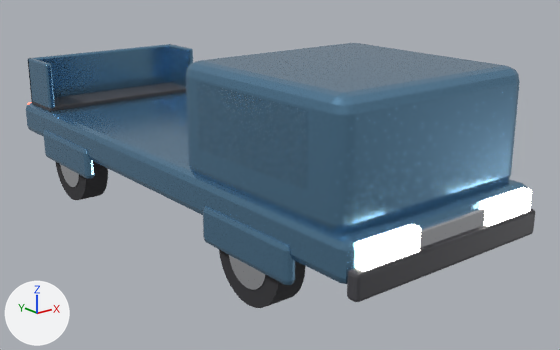
What one commit did to the glTF model assets/pbr/truck_pickup.glb.
One viewpoint serves both versions: a camera (50 mm lens) standing at (-4.32, -6.21, 2.85) and looking at (0.31, -0.42, 0.54). Every picture has the same lights, and +X, +Y and +Z are marked at lower left. The picture after the commit comes second.

Names of what the first picture shows: 'truck_pickup_arch_fl', 'truck_pickup_arch_rl', 'truck_pickup_bed_floor', 'truck_pickup_bed_tailgate', 'truck_pickup_bed_wall_l', 'truck_pickup_bed_wall_r', 'truck_pickup_bumper_front', 'truck_pickup_cab', 'truck_pickup_chassis', 'truck_pickup_glass_side_l', 'truck_pickup_grille', 'truck_pickup_headlight_l', 'truck_pickup_headlight_r', 'tyre_fl' and 4 more.
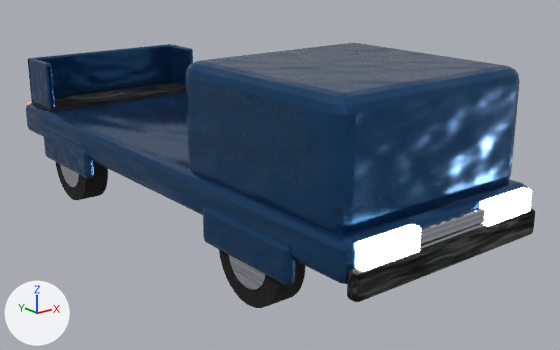
Changed parts and their boxes (x1, y1, x2, y2) in the pictures (560 x 350 px):
```json
{"object": "truck_pickup_cab", "change": "surface changed", "before": [186, 43, 519, 233], "after": [186, 43, 519, 233], "on screen": "darker"}
{"object": "truck_pickup_chassis", "change": "surface changed", "before": [26, 92, 527, 284], "after": [26, 92, 527, 284], "on screen": "darker"}
{"object": "truck_pickup_bumper_front", "change": "surface changed", "before": [347, 208, 535, 302], "after": [347, 208, 535, 302], "on screen": "darker"}
{"object": "truck_pickup_bed_tailgate", "change": "surface changed", "before": [28, 44, 170, 101], "after": [28, 44, 170, 101], "on screen": "darker"}
{"object": "truck_pickup_arch_fl", "change": "surface changed", "before": [203, 206, 295, 285], "after": [203, 206, 295, 285], "on screen": "darker"}
{"object": "truck_pickup_bed_floor", "change": "surface changed", "before": [32, 82, 186, 111], "after": [32, 82, 186, 111], "on screen": "darker"}
{"object": "truck_pickup_arch_rl", "change": "surface changed", "before": [43, 130, 94, 179], "after": [43, 130, 94, 179], "on screen": "darker"}
{"object": "truck_pickup_bed_wall_l", "change": "surface changed", "before": [28, 58, 55, 108], "after": [28, 58, 55, 108], "on screen": "darker"}
{"object": "truck_pickup_bed_wall_r", "change": "surface changed", "before": [169, 44, 193, 86], "after": [169, 44, 193, 86], "on screen": "darker"}
{"object": "truck_pickup_glass_side_l", "change": "unchanged, covered by the edit", "before": [196, 82, 308, 190]}
```

The change, as JSON lines over the scene's bpy script:
```json
{"op": "add", "block": "img_vcw_tex_generic_truck_pickup_trim_orm", "code": ["img_vcw_tex_generic_truck_pickup_trim_orm = load_image('vcw_tex_generic_truck_pickup_trim_orm', '_unpacked/vcw_tex_generic_truck_pickup_trim_orm', 128, 128, 'Non-Color')"]}
{"op": "add", "block": "img_vcw_tex_generic_truck_pickup_trim_albedo", "code": ["img_vcw_tex_generic_truck_pickup_trim_albedo = load_image('vcw_tex_generic_truck_pickup_trim_albedo', '_unpacked/vcw_tex_generic_truck_pickup_trim_albedo', 128, 128, 'sRGB')"]}
{"op": "add", "block": "img_vcw_tex_generic_truck_pickup_trim_normal", "code": ["img_vcw_tex_generic_truck_pickup_trim_normal = load_image('vcw_tex_generic_truck_pickup_trim_normal', '_unpacked/vcw_tex_generic_truck_pickup_trim_normal', 128, 128, 'Non-Color')"]}
{"op": "add", "block": "img_vcw_tex_paint_truck_pickup_paint_orm", "code": ["img_vcw_tex_paint_truck_pickup_paint_orm = load_image('vcw_tex_paint_truck_pickup_paint_orm', '_unpacked/vcw_tex_paint_truck_pickup_paint_orm', 128, 128, 'Non-Color')"]}
{"op": "add", "block": "img_vcw_tex_paint_truck_pickup_paint_normal", "code": ["img_vcw_tex_paint_truck_pickup_paint_normal = load_image('vcw_tex_paint_truck_pickup_paint_normal', '_unpacked/vcw_tex_paint_truck_pickup_paint_normal', 128, 128, 'Non-Color')"]}
{"op": "add", "block": "img_vcw_tex_paint_truck_pickup_paint_albedo", "code": ["img_vcw_tex_paint_truck_pickup_paint_albedo = load_image('vcw_tex_paint_truck_pickup_paint_albedo', '_unpacked/vcw_tex_paint_truck_pickup_paint_albedo', 128, 128, 'sRGB')"]}
{"block": "mat_truck_pickup_paint", "change": "nodes: BsdfPrincipled, OutputMaterial"}
{"block": "mat_truck_pickup_paint", "change": "colours: blue #6f9ebf"}
{"block": "mat_truck_pickup_paint", "change": "nodes: BsdfPrincipled, NormalMap, OutputMaterial, SeparateColor, TexImage x3"}
{"block": "mat_truck_pickup_paint", "change": "uses the picture img_vcw_tex_paint_truck_pickup_paint_albedo"}
{"block": "mat_truck_pickup_paint", "change": "uses the picture img_vcw_tex_paint_truck_pickup_paint_normal"}
{"block": "mat_truck_pickup_paint", "change": "uses the picture img_vcw_tex_paint_truck_pickup_paint_orm"}
{"block": "mat_truck_pickup_trim", "change": "nodes: BsdfPrincipled, OutputMaterial"}
{"block": "mat_truck_pickup_trim", "change": "colours: dark grey #4b4b50"}
{"block": "mat_truck_pickup_trim", "change": "nodes: BsdfPrincipled, NormalMap, OutputMaterial, SeparateColor, TexImage x3"}
{"block": "mat_truck_pickup_trim", "change": "uses the picture img_vcw_tex_generic_truck_pickup_trim_albedo"}
{"block": "mat_truck_pickup_trim", "change": "uses the picture img_vcw_tex_generic_truck_pickup_trim_normal"}
{"block": "mat_truck_pickup_trim", "change": "uses the picture img_vcw_tex_generic_truck_pickup_trim_orm"}
```
